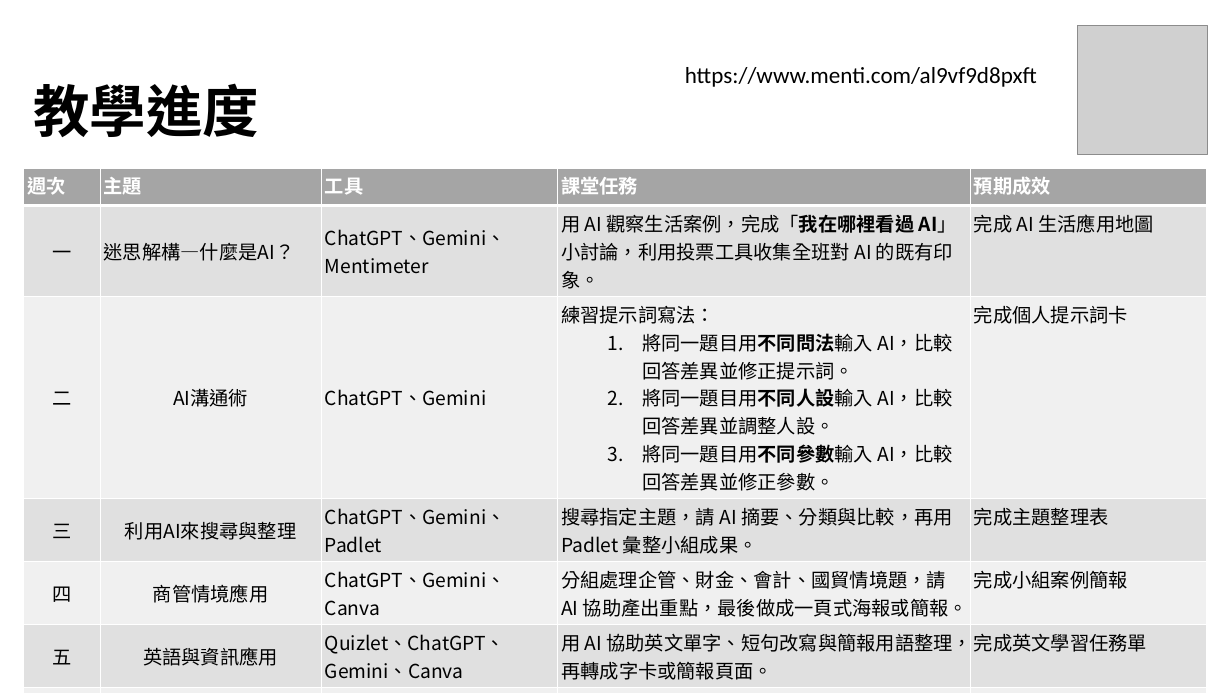
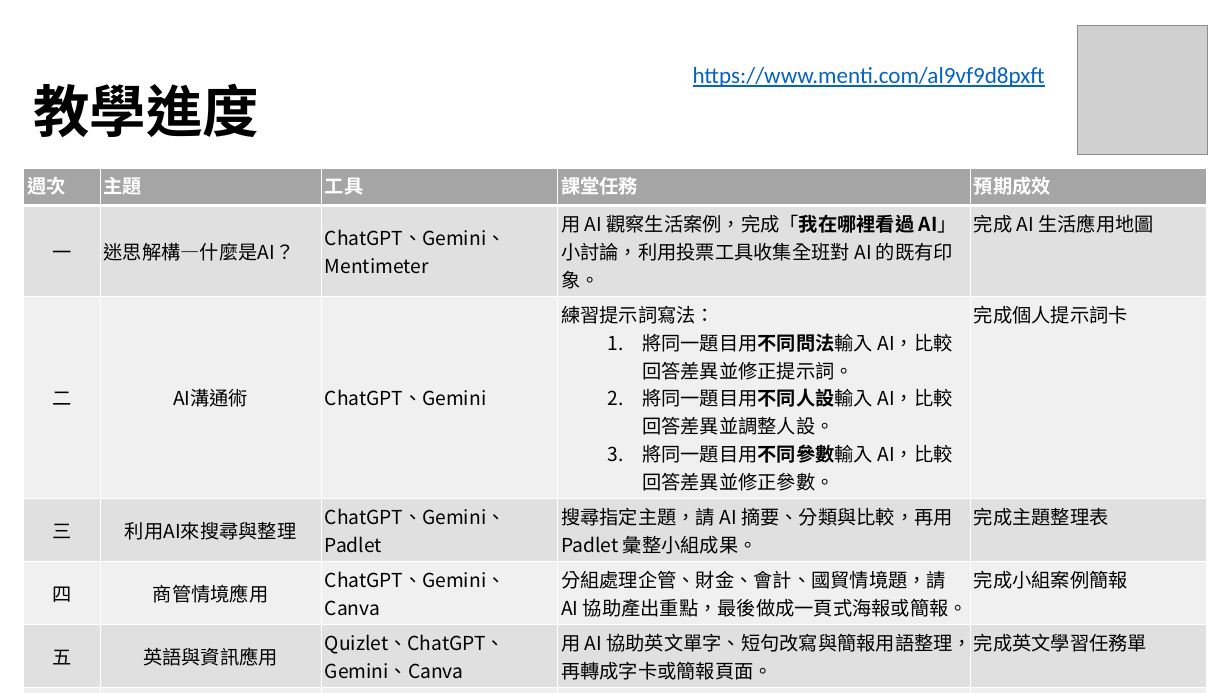
Before and after one commit to hsuancheyang/115-1-AI_Fundamentals, a slide deck: slide 6 of powerpoints/AI基礎素養.pptx. Drawn at 1232x693 pixels with LibreOffice and Linux fonts; fonts in the diff are those of the drawing; grey boxes stand for pictures; background and template pictures are left out. Boxes give left, top, right and bottom in pixels: in the first picture for what was removed or moved away, otherwise in the second. Text is boxed around its words. In the diff, an @@ line names an element or a change of style, - is before the commit and + after.

Commit message:
更新教學進度表，調整課堂內容與工具連結，新增相關 PPT 檔案以提升教學資源

```diff
--- a/powerpoints/AI基礎素養.pptx
+++ b/powerpoints/AI基礎素養.pptx
@@ text "https://www.menti.com/al9vf9d8pxft": place and size @@
-text "https://www.menti.com/al9vf9d8pxft" at bbox=[685, 67, 1037, 87]
+text "https://www.menti.com/al9vf9d8pxft" at bbox=[693, 67, 1045, 87]
@@ text "https://www.menti.com/al9vf9d8pxft" at bbox=[693, 67, 1045, 87]: text colour #000000 to #0563C1, underline on @@
```
Also in this commit, not shown: 1 other slide changed, 3 other files.
